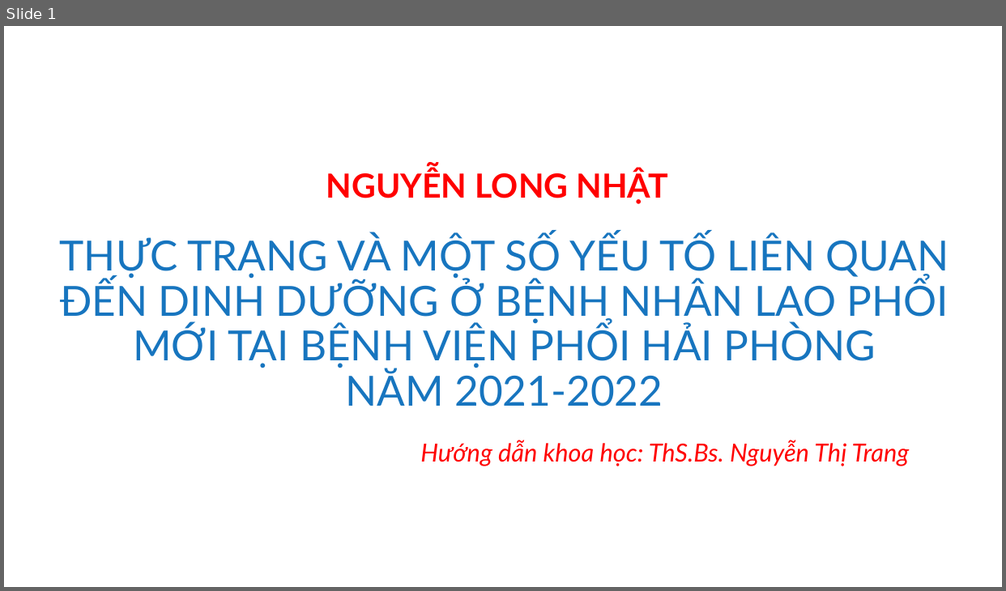
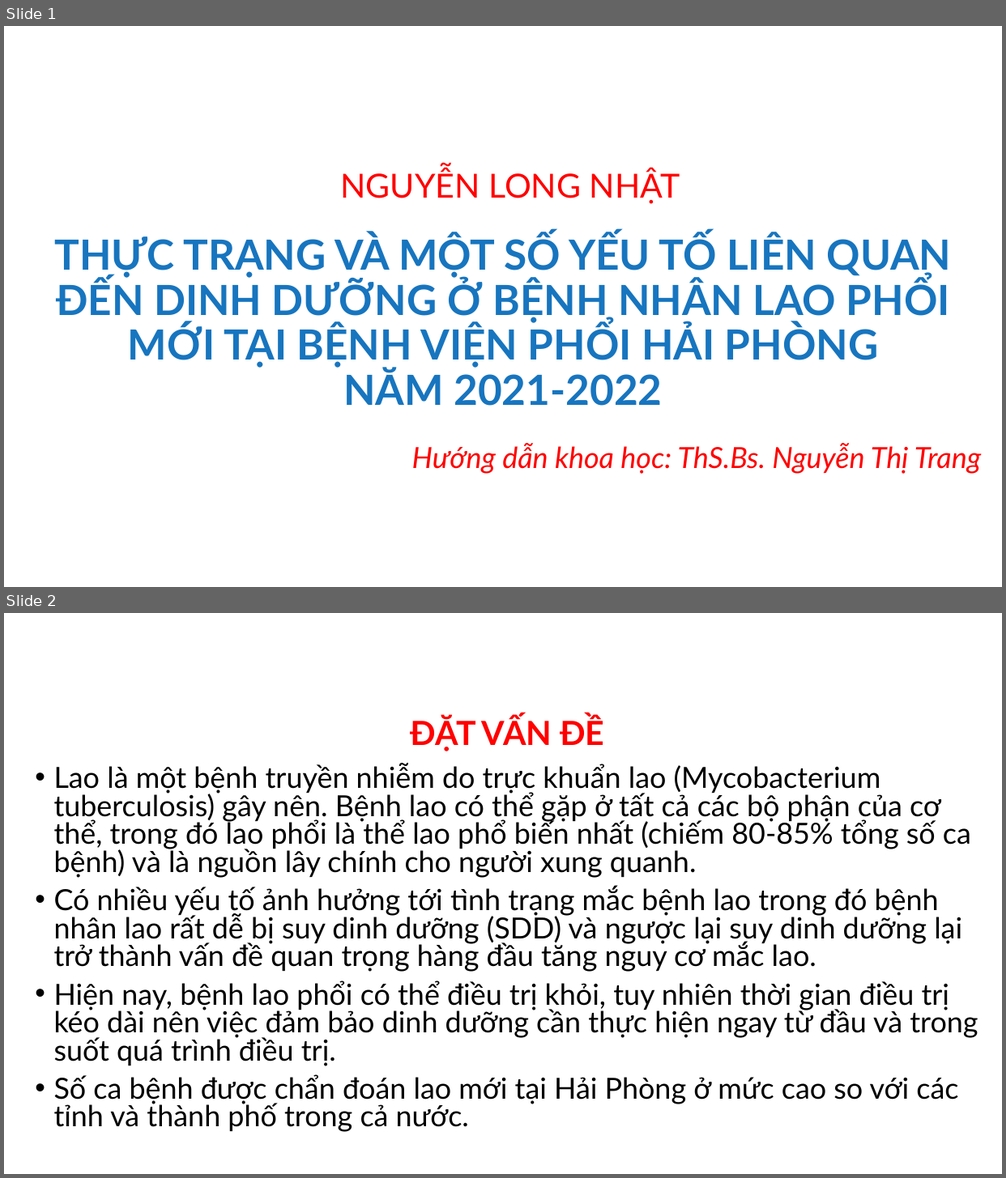
Before and after one commit to MedPocket/HPMUGraduation-thesis, a slide deck: Thuc-trang-va-mot-so-yeu-to-lien-quan-dinh-duong-BN-lao-phoi_Nhat-Nguyen.pptx. Shown one above the other, each under a label of ours: slide 1 before the commit, slides 1 and 2 after it. The pictures are 1006x591 and 1006x1178 pixels, drawn with LibreOffice and Linux fonts; fonts in the diff are those of the drawing; background and template pictures are left out. Boxes give left, top, right and bottom in pixels: in the first picture for what was removed or moved away, otherwise in the second. Text is boxed around its words. In the diff, an @@ line names an element or a change of style, - is before the commit and + after.

```diff
--- a/Thuc-trang-va-mot-so-yeu-to-lien-quan-dinh-duong-BN-lao-phoi_Nhat-Nguyen.pptx
+++ b/Thuc-trang-va-mot-so-yeu-to-lien-quan-dinh-duong-BN-lao-phoi_Nhat-Nguyen.pptx
@@ slide 2 added at [4, 613, 1002, 1174], background #FFFFFF @@
@@ title added at [411, 716, 604, 752], 32 pt, text #FF0000, bold @@
+ĐẶT VẤN ĐỀ
@@ text added at [54, 763, 978, 1132], 28 pt, text #000000 @@
+• Lao là một bệnh truyền nhiễm do trực khuẩn lao (Mycobacterium tuberculosis) gây nên. Bệnh lao có thể gặp ở tất cả các bộ phận của cơ thể, trong đó lao phổi là thể lao phổ biến nhất (chiếm 80-85% tổng số ca bệnh) và là nguồn lây chính cho người xung quanh.
+• Có nhiều yếu tố ảnh hưởng tới tình trạng mắc bệnh lao trong đó bệnh nhân lao rất dễ bị suy dinh dưỡng (SDD) và ngược lại suy dinh dưỡng lại trở thành vấn đề quan trọng hàng đầu tăng nguy cơ mắc lao.
+• Hiện nay, bệnh lao phổi có thể điều trị khỏi, tuy nhiên thời gian điều trị kéo dài nên việc đảm bảo dinh dưỡng cần thực hiện ngay từ đầu và trong suốt quá trình điều trị.
+• Số ca bệnh được chẩn đoán lao mới tại Hải Phòng ở mức cao so với các tỉnh và thành phố trong cả nước.
@@ slide 1 changed as well @@
@@ text "NGUYỄN LONG NHẬT": place and size @@
-text "NGUYỄN LONG NHẬT" at [326, 169, 669, 204]
+text "NGUYỄN LONG NHẬT" at [341, 169, 680, 204]
@@ text "NGUYỄN LONG NHẬT" at [341, 169, 680, 204]: bold off; alignment left to centre @@
@@ title "THỰC TRẠNG VÀ MỘT SỐ ..." at [55, 234, 952, 406]: bold on @@
@@ text "Hướng dẫn khoa học: ThS.Bs. ...": place and size @@
-text "Hướng dẫn khoa học: ThS.Bs. ..." at [420, 440, 910, 467]
+text "Hướng dẫn khoa học: ThS.Bs. ..." at [412, 443, 981, 474]
@@ text "Hướng dẫn khoa học: ThS.Bs. ..." at [412, 443, 981, 474]: size 24 to 28 pt; alignment left to right @@
```
Also in this commit, not shown: 46 other slides added, 1 other file.
